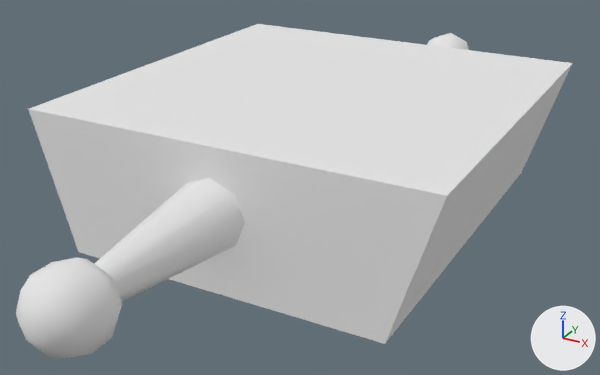
Renders of the OBJ model Assets/Prefabs/Import/Moduls/P_Modul_41.obj from each side of a commit.
Before and after are seen from a camera (50 mm lens) standing at (4.6, -8.95, 4.34) and looking at (-0.16, -0.3, 0.01). The axes (+X, +Y, +Z) are drawn at lower right. The lights are the same throughout. Where no turn or scale is listed for an object, it has been applied to the vertices.

The scene before the commit, as lines of its bpy script (objects in view):
```python
mat_p_modul_41_axis = principled_material('P_Modul_41_Axis')
mat_p_modul_41_axis.base_color = (0.8, 0.8, 0.8)  # white #e7e7e7
mat_p_modul_41_axis.roughness = 1.0
mat_p_modul_41_boxmetal = principled_material('P_Modul_41_BoxMetal')
mat_p_modul_41_boxmetal.base_color = (0.8, 0.8, 0.8)  # white #e7e7e7
mat_p_modul_41_boxmetal.roughness = 1.0
mat_p_modul_41_boxwood = principled_material('P_Modul_41_BoxWood')
mat_p_modul_41_boxwood.base_color = (0.8, 0.8, 0.8)  # white #e7e7e7
mat_p_modul_41_boxwood.roughness = 1.0
me_p_modul_41 = bpy.data.meshes.new('P_Modul_41')
me_p_modul_41.from_pydata(...)  # 146 vertices, 268 faces; spans x -2.48..2.53, y -5.03..5.12, z -0.36..1.35
# faces by material slot: [24, 4, 240]
me_p_modul_41.materials.append(mat_p_modul_41_boxmetal)  # white #e7e7e7
me_p_modul_41.materials.append(mat_p_modul_41_boxwood)  # white #e7e7e7
me_p_modul_41.materials.append(mat_p_modul_41_axis)  # white #e7e7e7
ob_p_modul_41 = bpy.data.objects.new('P_Modul_41', me_p_modul_41)
ob_p_modul_41.location = (0.0, 0.0, 0.0)
```
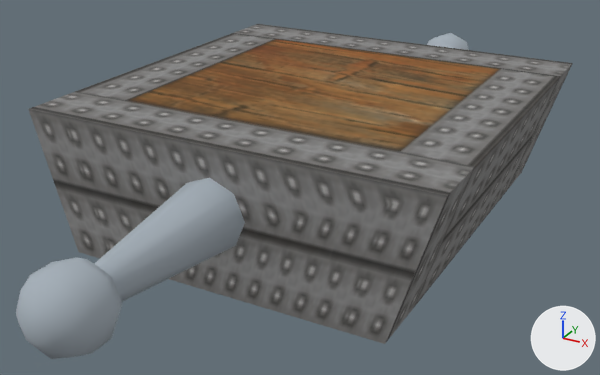
Where the change shows, as pixel boxes (x1, y1, x2, y2) in the pictures (600 x 375 px):
```json
{"object": "P_Modul_41", "change": "surface changed, recoloured", "before": [16, 24, 573, 359], "after": [16, 24, 573, 359], "on screen": "white to grey"}
```

Scene script edits in JSON lines:
```json
{"op": "add", "block": "img_e_holzbeschlag_bmp", "code": ["img_e_holzbeschlag_bmp = load_image('E_Holzbeschlag.bmp', '../Textures/E_Holzbeschlag.bmp', 128, 128, 'sRGB')"]}
{"op": "remove", "block": "mat_p_modul_41_boxmetal", "code": "mat_p_modul_41_boxmetal.base_color = (0.8, 0.8, 0.8)  # white #e7e7e7"}
{"op": "add", "block": "mat_p_modul_41_boxmetal", "code": "mat_p_modul_41_boxmetal.texture = img_e_holzbeschlag_bmp"}
{"op": "remove", "block": "mat_p_modul_41_boxwood", "code": "mat_p_modul_41_boxwood.base_color = (0.8, 0.8, 0.8)  # white #e7e7e7"}
{"op": "add", "block": "mat_p_modul_41_boxwood", "code": "mat_p_modul_41_boxwood.texture = img_e_holzbeschlag_bmp"}
{"op": "set", "path": "mat_p_modul_41_axis.base_color", "old": "(0.8, 0.8, 0.8)", "new": "(0.38, 0.435, 0.486)", "note": "white #e7e7e7 -> grey #a6b0b9"}
```
